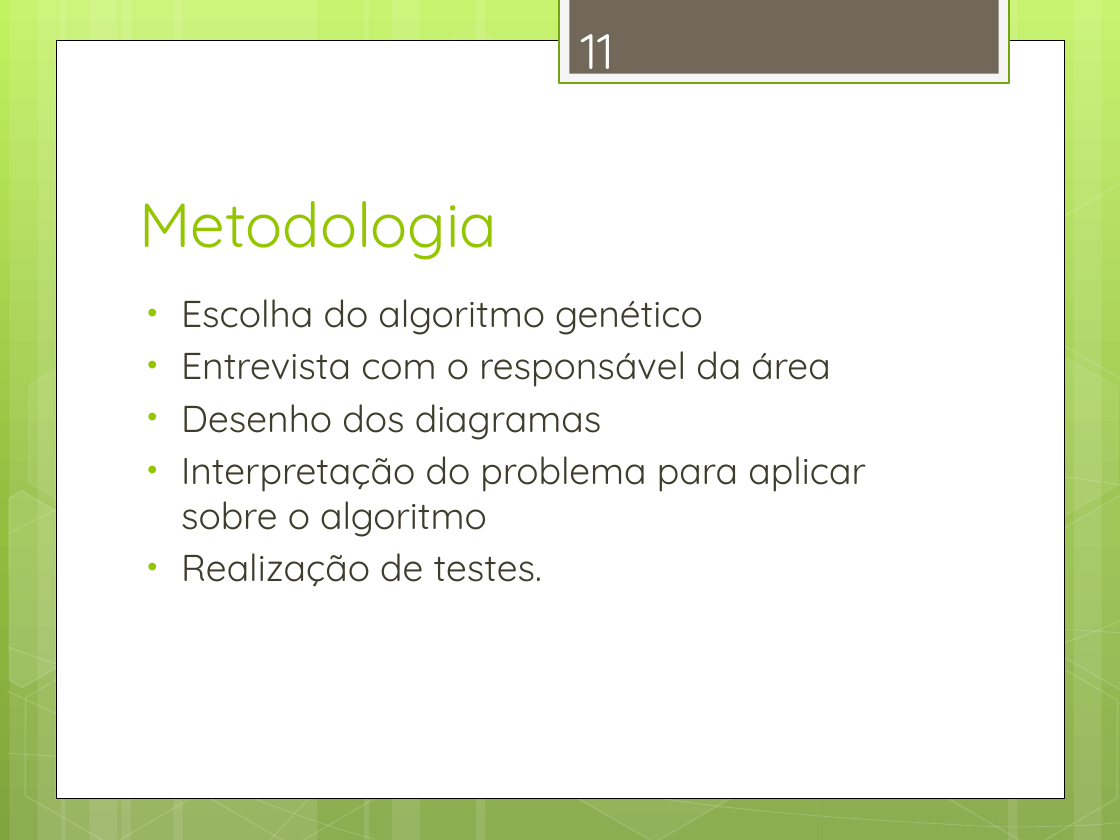
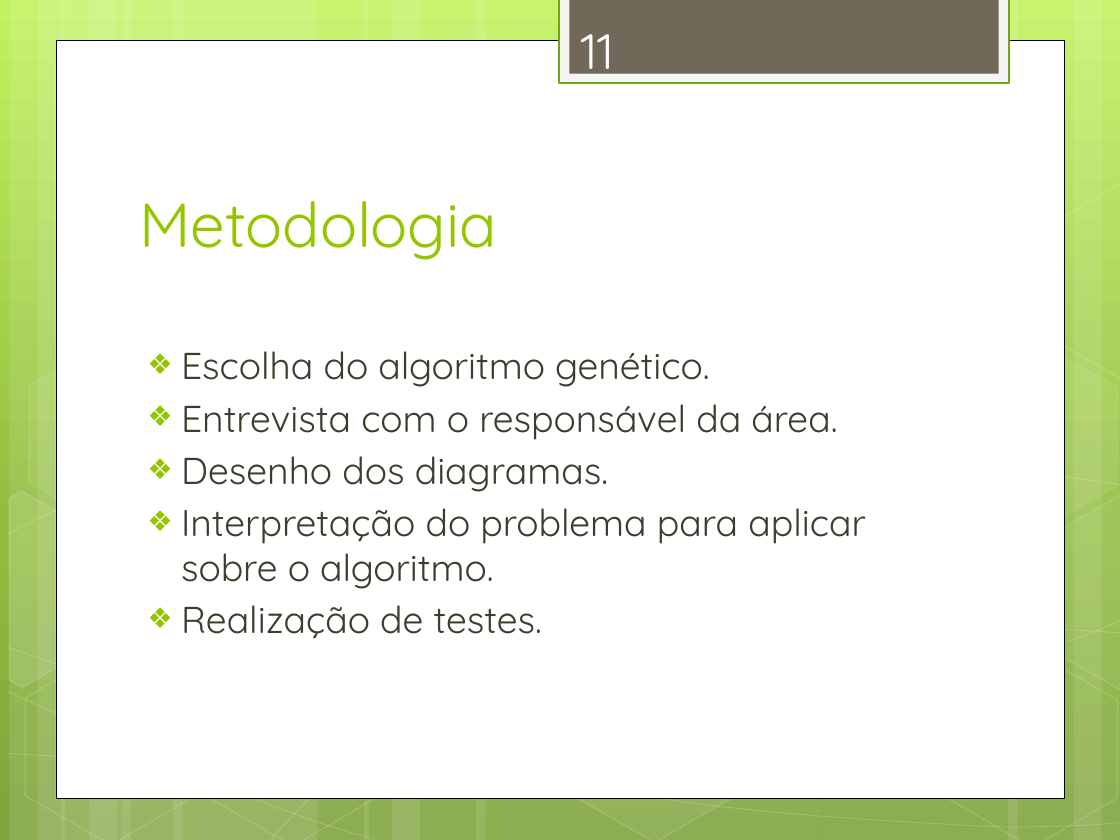
Before and after one commit to alexandregme/tcc2, a slide deck: slide 11 of Apresentação.pptx. Drawn at 1120x840 pixels with LibreOffice and Linux fonts; fonts in the diff are those of the drawing. Boxes give left, top, right and bottom in pixels: in the first picture for what was removed or moved away, otherwise in the second. Text is boxed around its words. In the diff, an @@ line names an element or a change of style, - is before the commit and + after.

```diff
--- a/Apresentação.pptx
+++ b/Apresentação.pptx
@@ text at <box>181,351,866,589</box>: text changed @@
-• Escolha do algoritmo genético
-• Entrevista com o responsável da área
-• Desenho dos diagramas
-• Interpretação do problema para aplicar sobre o algoritmo
+❖ Escolha do algoritmo genético.
+❖ Entrevista com o responsável da área.
+❖ Desenho dos diagramas.
+❖ Interpretação do problema para aplicar sobre o algoritmo.
@@ text at <box>181,605,542,639</box>: bullet • to ❖ @@
```
Also in this commit, not shown: 12 other slides changed.
